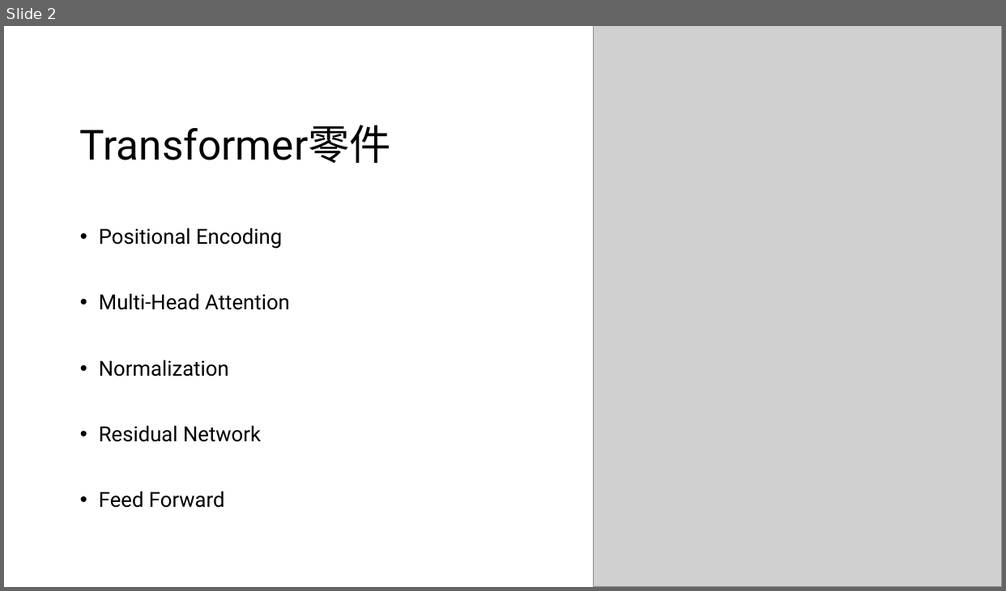
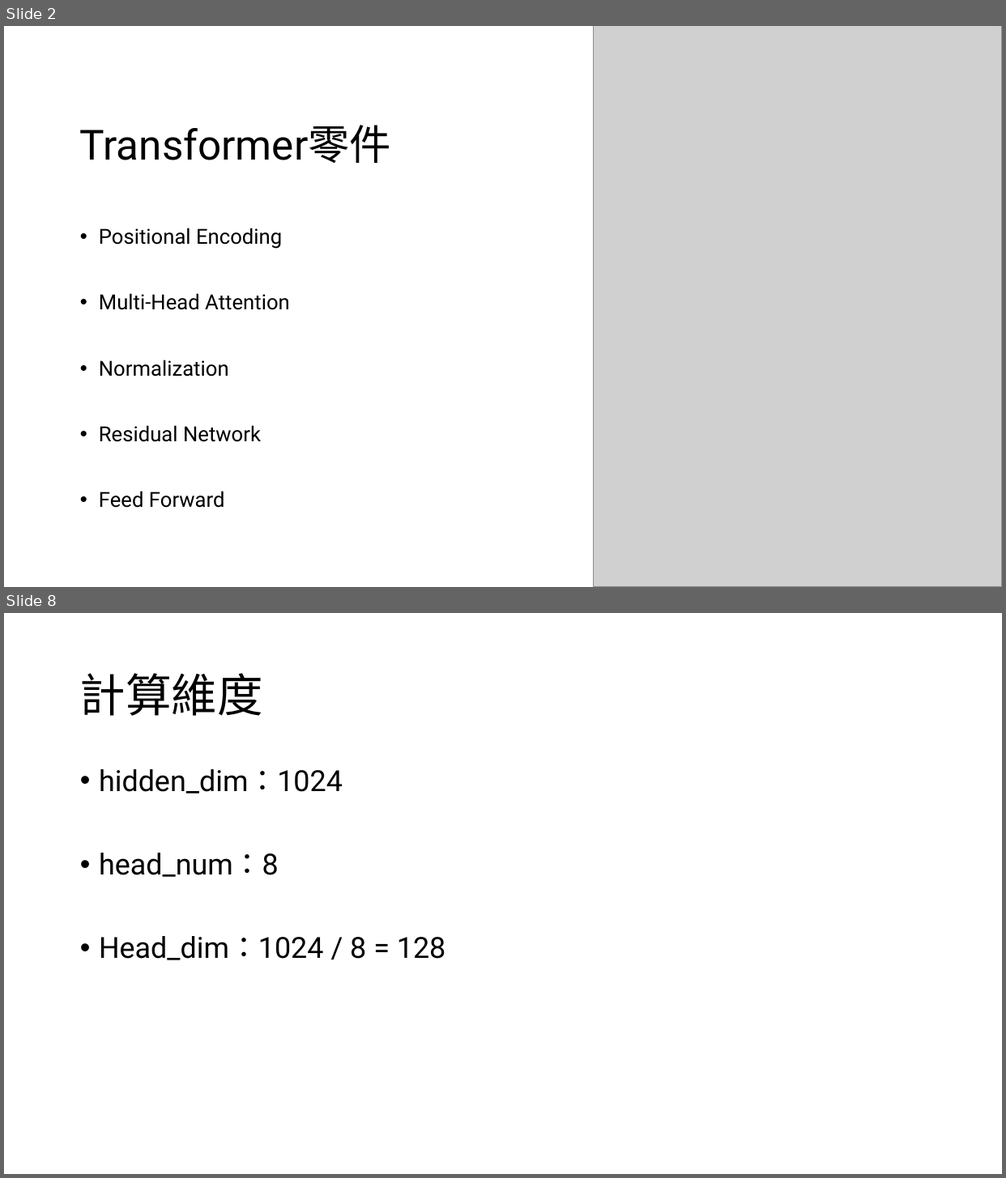
Before and after one commit to maxjiang323/GDG_NTPU_LLM_Lecture, a slide deck: Day3/Day3.pptx. Shown one above the other, each under a label of ours: slide 2 before the commit, slides 2 and 8 after it; the slides between them are not shown. The pictures are 1006x591 and 1006x1178 pixels, drawn with LibreOffice and Linux fonts; fonts in the diff are those of the drawing; grey boxes stand for pictures. Boxes give left, top, right and bottom in pixels: in the first picture for what was removed or moved away, otherwise in the second. Text is boxed around its words. In the diff, an @@ line names an element or a change of style, - is before the commit and + after.

```diff
--- a/Day3/Day3.pptx
+++ b/Day3/Day3.pptx
@@ slide 8 added at (4, 613, 1002, 1174), background #FFFFFF @@
@@ title added at (80, 673, 263, 716), 44 pt, text #000000 @@
+計算維度
@@ text added at (99, 769, 446, 960), 28 pt, text #000000 @@
+• hidden_dim：1024
+• head_num：8
+• Head_dim：1024 / 8 = 128
```
Also in this commit, not shown: 5 slides changed, 7 other slides added, 1 slide removed, 2 other files.
